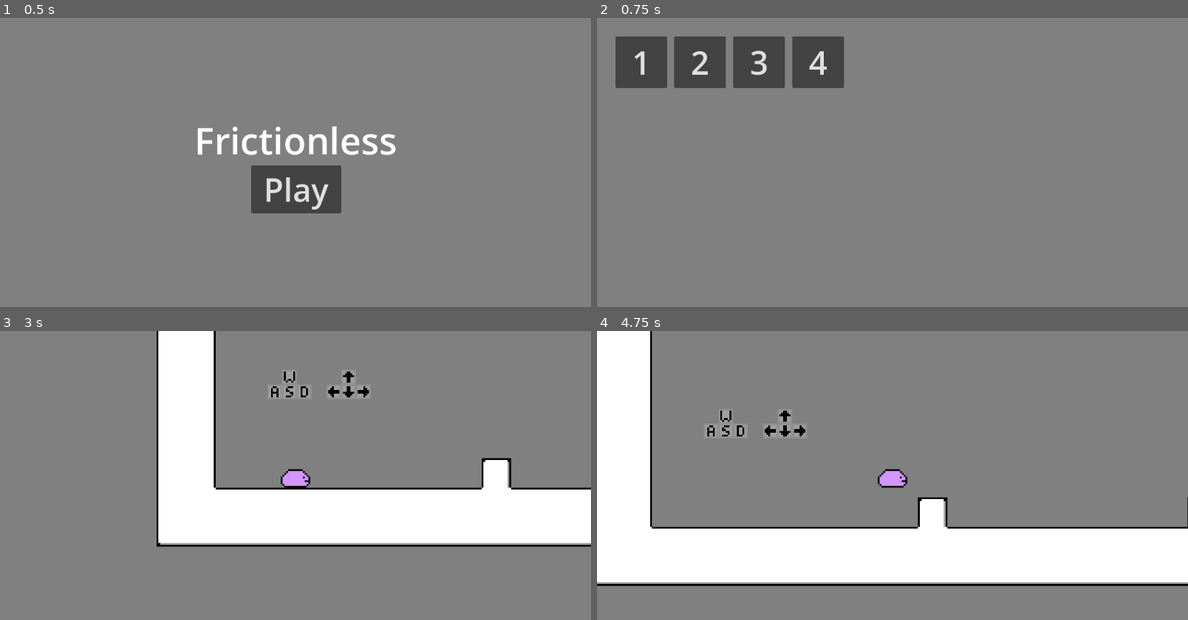
Above: before the commit, frames 1-4 (two rows, left to right).
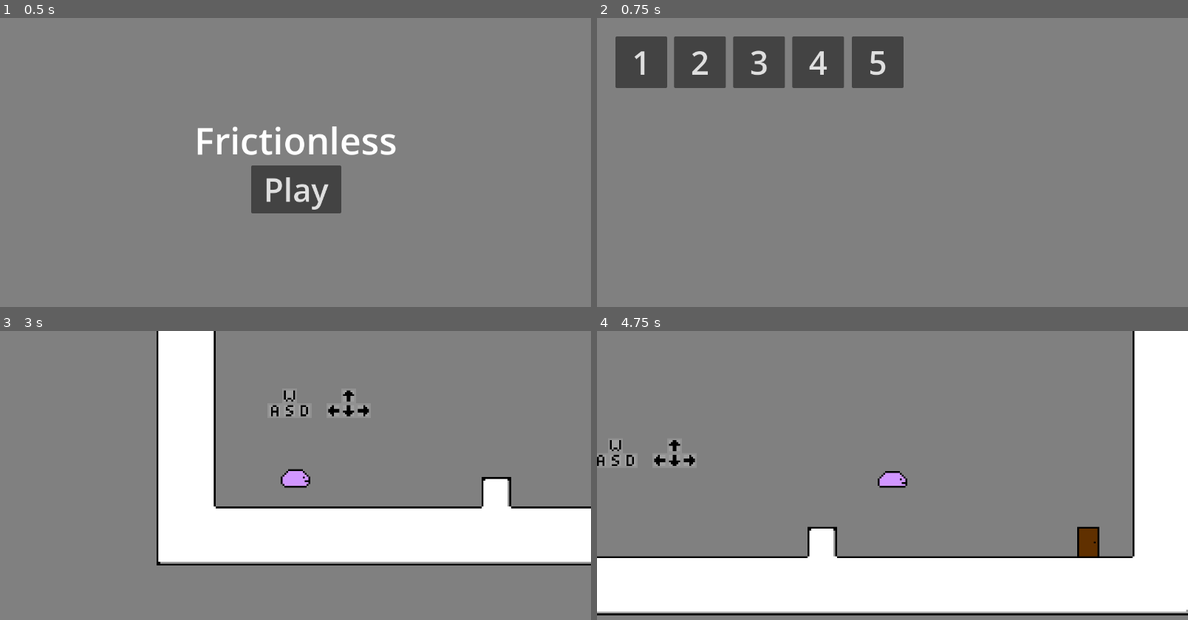
Above: after the commit, the same moments.

Repository: gabeschrock/frictionless
Game: Godot game, scene res://main.tscn
Two runs of this game, one before a commit and one after it. Both use one fixed random seed, a clock stepped at 60 frames per second and the inputs below.
Inputs:
- Up to frame 1 (0.5 s): no input
- Up to frame 2 (0.75 s): click "Play" at 0.5 s
- Up to frame 3 (3 s): click "1" at 1.25 s; tap Enter at 2 s; hold Up (jump) 2.03-2.78 s; hold Right (move_right) from 2.03 s (still down); tap Up (jump) at 2.85 s
- Up to frame 4 (4.75 s): tap Up (jump) at 3.02, 3.32, 4.35, 4.52 s; release Right (move_right) at 3.53 s; hold Left (move_left) 3.53-4.28 s; hold Up (jump) 3.53-4.28 s; hold Right (move_right) from 4.28 s (still down)

Frame 1 is identical in both runs. In frame 2, 1.6% of the frame differs, in the area x 43-52%, y 6-25%; in frame 3, 11%; in frame 4, 35%, in the area x 0-100%, y 0-99%.

Commit message:
fixed exiting to level select and added r to restart level

Diff:
--- a/levels/level_4.tscn
+++ b/levels/level_4.tscn
@@ -9,7 +9,7 @@
 current_level = 4
 
 [node name="Level" parent="." index="1"]
-layer_0/tile_data = PackedInt32Array(589824, 1, 0, 589825, 1 …(1746 unchanged characters)… 8768, 1, 0, 458771, 1, 0, 393235, 1, 0, 458780, 1, 2, 524316, 1, 0, 589852, 1, 0, 589853, 1, 0, 524317, 1, 0, 524318, 1, 0, 589854, 1, 0, 458782, 1, 0, 393246, 1, 0, 327710, 1, 0, 262174, 1, 0, 262175, 1, 0, 196639, 1, 0, 131103, 1, 0, 65567, 1, 0, 196638, 1, 0, 131102, 1, 0, 65566, 1, 0, 30, 1, 0, -65506, 1, 0, -131042, 1, 0, -131043, 1, 0, -131044, 1, 0, -131045, 1, 0, -131046, 1, 0, -131047, 1, 0, -131048, 1, 0, -131049, 1, 0, -131050, 1, 0, -65514, 1, 0, -65513, 1, 0, -65512, 1, 0, -65511, 1, 0, -65510, 1, 0, -65509, 1, 0, -65508, 1, 0, -65507, 1, 0, -131041, 1, 0, -65505, 1, 0, 31, 1, 0, 327711, 1, 0, 393247, 1, 0, 458783, 1, 0, 524319, 1, 0, 589855, 1, 0, 458776, 196609, 1, 458767, 196609, 1610612737, 458777, 196609, 1)
+layer_0/tile_data = PackedInt32Array(589824, 1, 0, 589825, 1 …(1746 unchanged characters)… 8768, 1, 0, 458771, 1, 0, 393235, 1, 0, 524316, 1, 0, 589852, 1, 0, 589853, 1, 0, 524317, 1, 0, 524318, 1, 0, 589854, 1, 0, 458782, 1, 0, 393246, 1, 0, 327710, 1, 0, 262174, 1, 0, 262175, 1, 0, 196639, 1, 0, 131103, 1, 0, 65567, 1, 0, 196638, 1, 0, 131102, 1, 0, 65566, 1, 0, 30, 1, 0, -65506, 1, 0, -131042, 1, 0, -131043, 1, 0, -131044, 1, 0, -131045, 1, 0, -131046, 1, 0, -131047, 1, 0, -131048, 1, 0, -131049, 1, 0, -131050, 1, 0, -65514, 1, 0, -65513, 1, 0, -65512, 1, 0, -65511, 1, 0, -65510, 1, 0, -65509, 1, 0, -65508, 1, 0, -65507, 1, 0, -131041, 1, 0, -65505, 1, 0, 31, 1, 0, 327711, 1, 0, 393247, 1, 0, 458783, 1, 0, 524319, 1, 0, 589855, 1, 0, 458776, 196609, 1, 458767, 196609, 1610612737, 458777, 196609, 1, 458781, 1, 2)
 layer_1/tile_data = PackedInt32Array(655358, 65537, 805306370, 655359, 65537, 805306370, 589824, 65537, 805306370, 5898 …(1177 unchanged characters)…
 layer_2/tile_data = PackedInt32Array(524306, 65537, 0, 524305, 65537, 0, 524303, 65537, 0, 524302, 65537, 0, 524301, 65 …(3816 unchanged characters)…
 layer_3/tile_data = PackedInt32Array(458757, 1, 5, 393221, 1, 5, 327685, 1, 5, 262149, 1, 5, 196613, 1, 5, 131077, 1, 5 …(4340 unchanged characters)…
--- a/main.gd
+++ b/main.gd
@@ -10,7 +10,7 @@
 
 
 # Called every frame. 'delta' is the elapsed time since the previous frame.
-func _process(_delta):
+func _process(_delta: float):
 	pass
 
 # Load a level and add it as a child. 'level' is an integer 1 or more.
--- a/menus/level_select.gd
+++ b/menus/level_select.gd
@@ -1,13 +1,15 @@
 extends CanvasLayer
 
 @onready var main_node = get_parent()
-@onready var timer = get_tree().create_timer(0.1)
+@onready var can_exit = false
 
 # Called when the node enters the scene tree for the first time.
 func _ready():
 	pass
 
-func _input(event):
+func _input(event: InputEvent):
+	if not event is InputEventKey:
+		return
 	if event.is_action_pressed("exit"):
 		var instance = main_node.main_menu.instantiate()
 
@@ -15,24 +17,24 @@
 		self.queue_free()
 
 # Called every frame. 'delta' is the elapsed time since the previous frame.
-func process(_delta):
+func process(_delta: float):
 	pass
 
-func open_level(level):
+func open_level(level: int):
 	main_node.load_level(level)
 	self.queue_free()
 
 func _on_level_1_pressed():
 	open_level(1)
 
-
 func _on_level_2_pressed():
 	open_level(2)
-
 
 func _on_level_3_pressed():
 	open_level(3)
 
-
 func _on_level_4_pressed():
 	open_level(4)
+
+func _on_level_5_pressed():
+	open_level(5)
--- a/menus/level_select.tscn
+++ b/menus/level_select.tscn
@@ -68,7 +68,23 @@
 theme = ExtResource("1_htxhk")
 text = "4"
 
+[node name="Level5" type="Button" parent="."]
+anchors_preset = -1
+anchor_left = 0.374
+anchor_top = 0.15
+anchor_right = 0.374
+anchor_bottom = 0.15
+offset_left = 73.28
+offset_top = -56.0
+offset_right = 185.28
+offset_bottom = 56.0
+grow_horizontal = 2
+grow_vertical = 2
+theme = ExtResource("1_htxhk")
+text = "5"
+
 [connection signal="pressed" from="Level1" to="." method="_on_level_1_pressed"]
 [connection signal="pressed" from="Level2" to="." method="_on_level_2_pressed"]
 [connection signal="pressed" from="Level3" to="." method="_on_level_3_pressed"]
 [connection signal="pressed" from="Level4" to="." method="_on_level_4_pressed"]
+[connection signal="pressed" from="Level5" to="." method="_on_level_5_pressed"]
--- a/menus/main_menu.gd
+++ b/menus/main_menu.gd
@@ -8,7 +8,7 @@
 
 
 # Called every frame. 'delta' is the elapsed time since the previous frame.
-func _process(_delta):
+func _process(_delta: float):
 	pass
 
 
--- a/player.gd
+++ b/player.gd
@@ -16,12 +16,6 @@
 var zone_up_atlas_coords = Vector2i(0, 5)
 
 func _physics_process(delta: float):
-	# Check if exiting to level select, placed first to remove unnessecary processing
-	if Input.is_action_just_pressed("exit"):
-		var instance = main_node.level_select.instantiate()
-		main_node.add_child(instance)
-		get_parent().queue_free()
-
 	# Get tilemap coordinates
 	var tilePos = tilemap.local_to_map(position) / 4
 
@@ -41,15 +35,14 @@
 	# Check if touching door
 	if blocks_coords == door_atlas_coords:
 		current_level += 1
-		get_parent().get_parent().load_level(current_level)
-		get_parent().queue_free()
+		load_level()
 
 	# Apply gravity
 	if not is_on_floor():
 		velocity.y += gravity * delta
 
 	# Handle jump
-	if move_up and Input.is_action_just_pressed("jump") and is_on_floor():
+	if move_up and Input.is_action_pressed("jump") and is_on_floor():
 		velocity.y = JUMP_VELOCITY
 
 	# Get input direction and handle the acceleration.
@@ -73,9 +66,27 @@
 
 	move_and_slide()
 
+func _input(event: InputEvent):
+	# Only handling keyboard events
+	if not event is InputEventKey:
+		return
+
+	# Check to restart level
+	if event.is_action_pressed("restart"):
+		load_level()
+
+	# Check to exit to level select
+	if event.is_action_pressed("exit"):
+		var instance = main_node.level_select.instantiate()
+
+		main_node.add_child(instance)
+		get_parent().queue_free()
 
 func _on_danger_hitbox_body_entered(body: Node2D):
 	if body != self:
 		return
+	load_level()
+
+func load_level():
 	main_node.load_level(current_level)
 	get_parent().queue_free()
--- a/project.godot
+++ b/project.godot
@@ -46,6 +46,11 @@
 "events": [Object(InputEventKey,"resource_local_to_scene":false,"resource_name":"","device":-1,"window_id":0,"alt_press …(182 unchanged characters)…
 ]
 }
+restart={
+"deadzone": 0.5,
+"events": [Object(InputEventKey,"resource_local_to_scene":false,"resource_name":"","device":-1,"window_id":0,"alt_pressed":false,"shift_pressed":false,"ctrl_pressed":false,"meta_pressed":false,"pressed":false,"keycode":0,"physical_keycode":82,"key_label":0,"unicode":114,"echo":false,"script":null)
+]
+}
 
 [layer_names]
 
